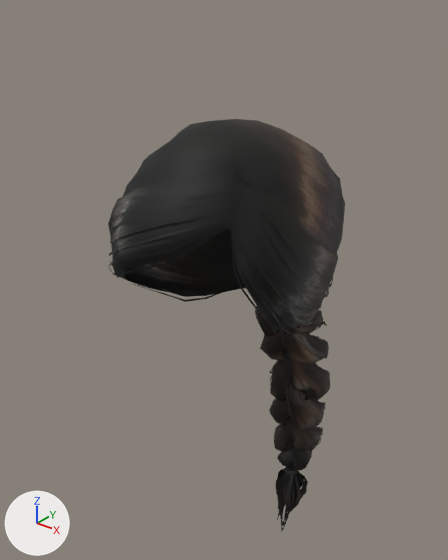
Before and after pictures for a commit that changed the glTF model app/assets/humans/male/braid01.glb.
Camera for both pictures: a camera (50 mm lens) standing at (0.349, -0.488, 1.852) and looking at (-0.041, 0.0, 1.549). The lights are fixed; the arrows at lower left show +X, +Y and +Z. The first picture is the older version. Vertices at exactly the same position are counted once.

The first picture shows 'part_braid01'.
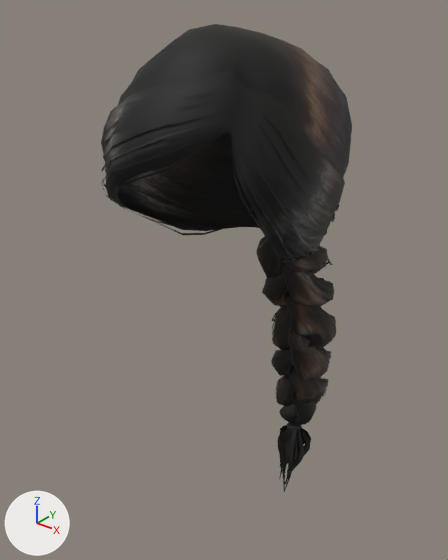
The newer file adds a shape key; the second version is drawn at full value of the shape key 'torso_long' of 'part_braid01', and the change is written as the vertex moves it makes.

Edits to the scene script, one JSON object a line:
```json
{"block": "me_braid01", "where": "# used by ob_part_braid01; location = (0.0, 0.0, 0.0)"}
{"op": "remove", "block": "me_braid01", "code": "me_braid01.from_pydata(...)  # 4384 vertices, 5518 faces; spans x -0.099..0.097, y -0.164..0.128, z 1.123..1.741"}
{"op": "add", "block": "me_braid01", "code": "me_braid01.from_pydata(...)  # 4384 vertices, 5518 faces; spans x -0.099..0.097, y -0.164..0.131, z 1.201..1.819"}
{"block": "me_braid01", "change": "me_braid01 part 1: the loose piece of 60 vertices spanning x -0.098..0.097, y -0.159..0.084, z 1.538..1.685 is moved by (0.0, 0.0, 0.078)"}
{"block": "me_braid01", "change": "me_braid01 part 2: the loose piece of 56 vertices spanning x -0.067..0.075, y -0.159..0.085, z 1.509..1.67 is moved by (0.0, 0.0, 0.078)"}
{"block": "me_braid01", "change": "me_braid01 part 3: the loose piece of 56 vertices spanning x -0.082..0.084, y -0.164..0.083, z 1.516..1.673 is moved by (0.0, 0.0, 0.078)"}
{"block": "me_braid01", "change": "me_braid01 part 4: the loose piece of 56 vertices spanning x -0.099..0.097, y -0.148..0.079, z 1.555..1.699 is moved by (0.0, 0.0, 0.078)"}
{"block": "me_braid01", "change": "me_braid01 part 5: the loose piece of 58 vertices spanning x -0.099..0.097, y -0.152..0.078, z 1.545..1.692 is moved by (0.0, 0.0, 0.078)"}
{"block": "me_braid01", "change": "me_braid01 part 6: the loose piece of 58 vertices spanning x -0.091..0.094, y -0.162..0.083, z 1.529..1.678 is moved by (0.0, 0.0, 0.078)"}
{"block": "me_braid01", "change": "me_braid01 part 7: the loose piece of 56 vertices spanning x -0.087..0.089, y -0.163..0.082, z 1.521..1.675 is moved by (0.0, 0.0, 0.078)"}
{"block": "me_braid01", "change": "me_braid01 part 8: the loose piece of 56 vertices spanning x -0.075..0.08, y -0.162..0.086, z 1.512..1.672 is moved by (0.0, 0.0, 0.078)"}
{"block": "me_braid01", "change": "me_braid01 part 9: the loose piece of 315 vertices spanning x -0.097..0.097, y -0.163..0.083, z 1.51..1.741 is moved by (0.0, 0.0, 0.078)"}
{"block": "me_braid01", "change": "me_braid01 part 10: the loose piece of 18 vertices spanning x 0.004..0.028, y 0.079..0.102, z 1.127..1.236 is moved by (0.0, 0.0, 0.078)"}
{"block": "me_braid01", "change": "me_braid01 part 11: the loose piece of 18 vertices spanning x 0.003..0.026, y 0.085..0.105, z 1.141..1.236 is moved by (0.0, 0.0, 0.078)"}
{"block": "me_braid01", "change": "me_braid01 part 12: the loose piece of 18 vertices spanning x 0.004..0.026, y 0.077..0.097, z 1.139..1.235 is moved by (0.0, 0.0, 0.078)"}
{"block": "me_braid01", "change": "me_braid01 part 13: the loose piece of 18 vertices spanning x -0.015..0.002, y 0.08..0.093, z 1.151..1.236 is moved by (0.0, 0.0, 0.078)"}
{"block": "me_braid01", "change": "me_braid01 part 14: 2633 of the vertices in x -0.04..0.051, y 0.021..0.122, z 1.123..1.553 are moved by (0.0, 0.0, 0.078)"}
{"block": "me_braid01", "change": "me_braid01 part 15: 49 of the vertices in x -0.039..0.054, y 0.044..0.107, z 1.435..1.472 are moved by (0.0, 0.001, 0.078)"}
{"block": "me_braid01", "change": "me_braid01 part 16: 52 of the vertices in x -0.041..0.047, y 0.066..0.11, z 1.399..1.435 are moved by (0.0, 0.002, 0.078)"}
{"block": "me_braid01", "change": "me_braid01 part 17: 30 of the vertices in x 0.028..0.037, y 0.083..0.117, z 1.255..1.29 are moved by (0.0, 0.002, 0.078)"}
{"block": "me_braid01", "change": "me_braid01 part 18: 191 of the vertices in x -0.033..0.05, y 0.071..0.128, z 1.289..1.402 are moved by (0.0, 0.003, 0.078)"}
{"block": "me_braid01", "change": "other edits to the shape of me_braid01 do not show in these pictures"}
```

What differs and where, as boxes (x1, y1, x2, y2) in the pictures (448 x 560 px; the box of a moved part takes in the faces that stretch with it):
```json
{"object": "part_braid01", "change": "reshaped", "before": [108, 119, 345, 530], "after": [101, 24, 352, 492], "on screen": "14% taller"}
{"part": 1, "of": "me_braid01", "change": "moved or reshaped", "before": [110, 208, 322, 310], "after": [103, 110, 327, 235]}
{"part": 2, "of": "me_braid01", "change": "moved or reshaped", "before": [121, 229, 290, 334], "after": [115, 132, 298, 262]}
{"part": 3, "of": "me_braid01", "change": "moved or reshaped", "before": [109, 225, 301, 334], "after": [101, 128, 308, 260]}
{"part": 4, "of": "me_braid01", "change": "moved or reshaped", "before": [109, 192, 333, 287], "after": [102, 91, 339, 211]}
{"part": 5, "of": "me_braid01", "change": "moved or reshaped", "before": [110, 199, 329, 297], "after": [103, 100, 335, 222]}
{"part": 6, "of": "me_braid01", "change": "moved or reshaped", "before": [109, 220, 314, 326], "after": [102, 122, 320, 251]}
{"part": 7, "of": "me_braid01", "change": "moved or reshaped", "before": [113, 223, 307, 330], "after": [130, 125, 312, 256]}
{"part": 8, "of": "me_braid01", "change": "moved or reshaped", "before": [116, 227, 298, 334], "after": [109, 130, 307, 262]}
{"part": 9, "of": "me_braid01", "change": "moved or reshaped", "before": [108, 119, 345, 330], "after": [101, 24, 352, 258]}
{"part": 10, "of": "me_braid01", "change": "moved or reshaped", "before": [283, 473, 307, 529], "after": [285, 429, 310, 490]}
{"part": 11, "of": "me_braid01", "change": "moved or reshaped", "before": [287, 473, 308, 511], "after": [288, 429, 311, 474]}
{"part": 12, "of": "me_braid01", "change": "moved or reshaped", "before": [282, 474, 302, 525], "after": [284, 429, 305, 485]}
{"part": 13, "of": "me_braid01", "change": "moved or reshaped", "before": [276, 470, 284, 514], "after": [278, 426, 287, 472]}
{"part": 14, "of": "me_braid01", "change": "moved or reshaped", "before": [255, 306, 327, 530], "after": [250, 207, 332, 492]}
{"part": 15, "of": "me_braid01", "change": "moved or reshaped", "before": [260, 332, 329, 363], "after": [262, 272, 334, 306]}
{"part": 16, "of": "me_braid01", "change": "moved or reshaped", "before": [260, 348, 330, 392], "after": [266, 296, 336, 337]}
{"part": 17, "of": "me_braid01", "change": "moved or reshaped", "before": [294, 436, 321, 470], "after": [297, 383, 328, 424]}
{"part": 18, "of": "me_braid01", "change": "moved or reshaped", "before": [270, 370, 330, 447], "after": [272, 319, 336, 399]}
```
